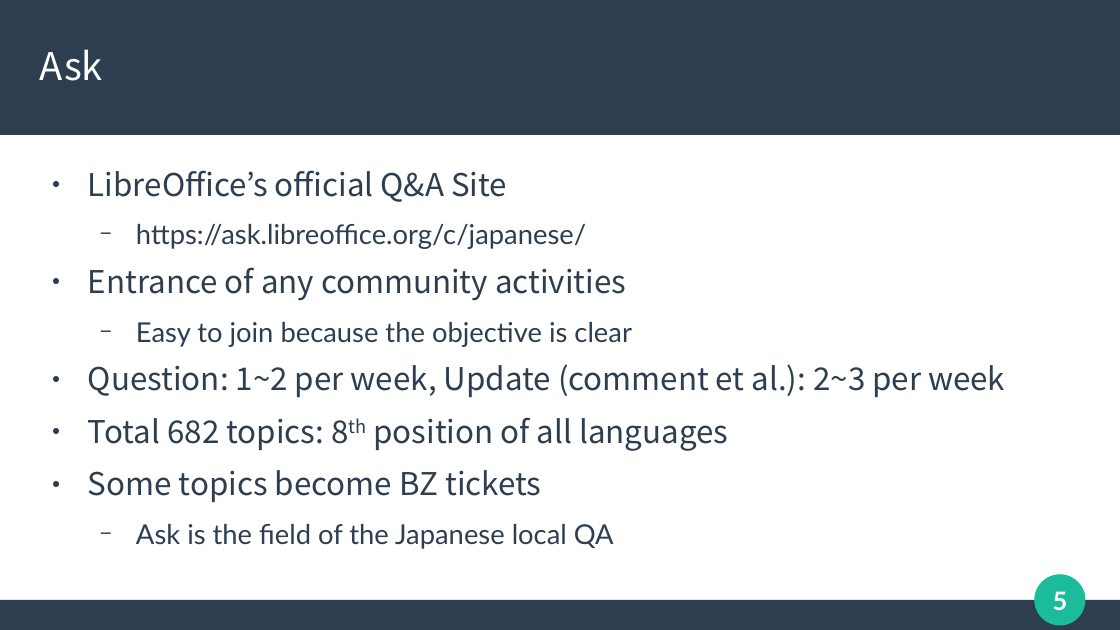
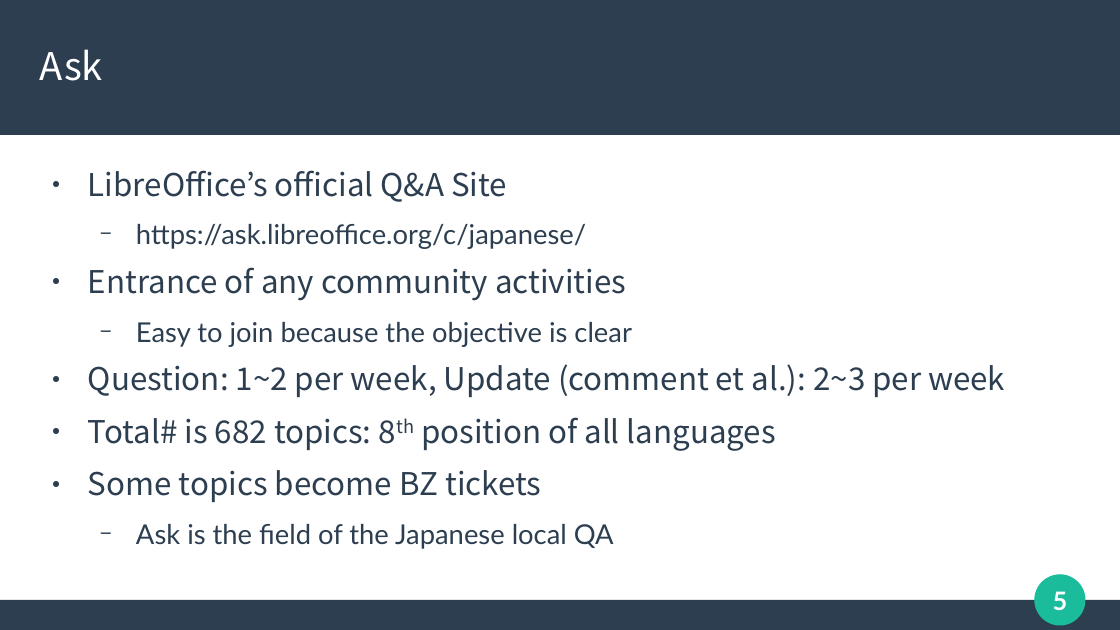
Before and after one commit to naruoga/presentations, a slide deck: slide 5 of 20231008-LOUCA2023-LibO-Japanese-Activities.odp. Drawn at 1120x630 pixels with LibreOffice and Linux fonts; fonts in the diff are those of the drawing. Boxes give left, top, right and bottom in pixels: in the first picture for what was removed or moved away, otherwise in the second. Text is boxed around its words. In the diff, an @@ line names an element or a change of style, - is before the commit and + after.

```diff
--- a/20231008-LOUCA2023-LibO-Japanese-Activities.odp
+++ b/20231008-LOUCA2023-LibO-Japanese-Activities.odp
@@ text at <box>88,417,776,451</box>: text changed @@
-● Total 682 topics: 8th position of all languages
+● Total# is 682 topics: 8th position of all languages
```
Also in this commit, not shown: 10 other slides changed.
